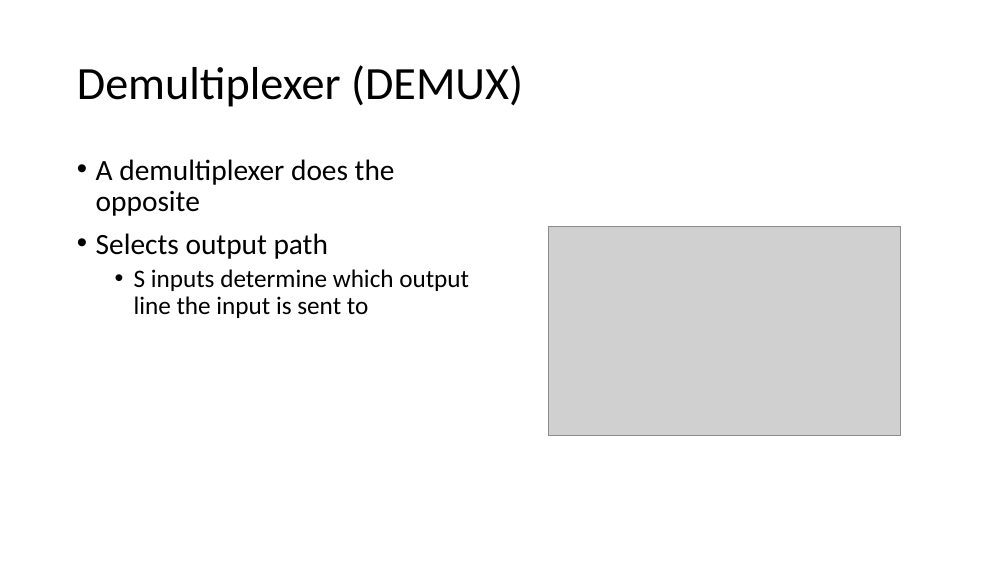
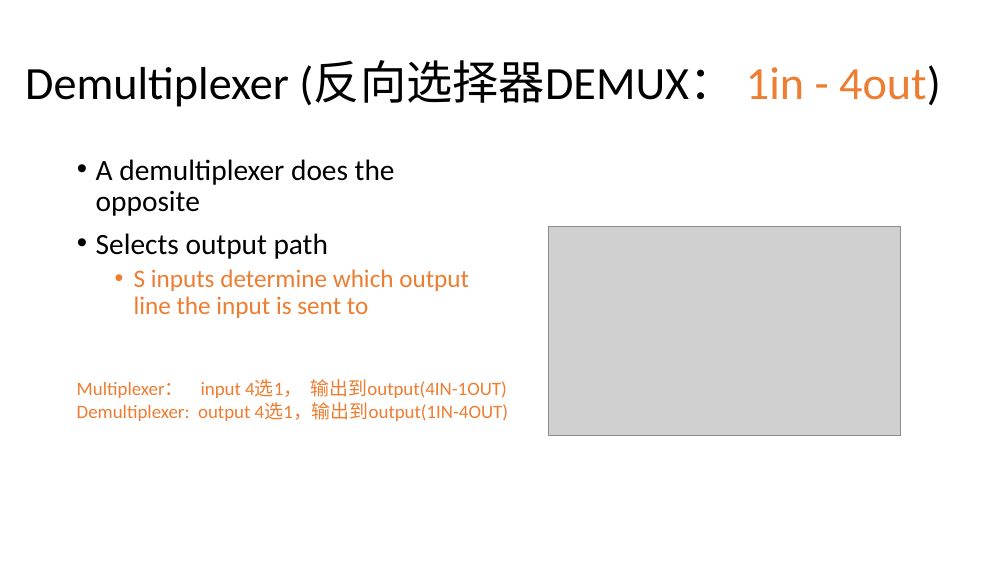
Before and after one commit to vcboy1/Leeds, a slide deck: slide 13 of 26fall/1860/Lecture/Week1.4/Lecture 1.4.1.pptx. Drawn at 1008x567 pixels with LibreOffice and Linux fonts; fonts in the diff are those of the drawing; grey boxes stand for pictures; background and template pictures are left out. Boxes give left, top, right and bottom in pixels: in the first picture for what was removed or moved away, otherwise in the second. Text is boxed around its words. In the diff, an @@ line names an element or a change of style, - is before the commit and + after.

```diff
--- a/26fall/1860/Lecture/Week1.4/Lecture 1.4.1.pptx
+++ b/26fall/1860/Lecture/Week1.4/Lecture 1.4.1.pptx
@@ title at [25,61,941,107]: text changed @@
-Demultiplexer (DEMUX)
+Demultiplexer (反向选择器DEMUX： 1in - 4out)
@@ text at [134,269,469,318]: text colour #000000 to #ED7D31 in "S inputs determine which output line the ..." @@
@@ text added at [77,379,508,421], 18 pt, text #ED7D31 @@
+Multiplexer： input 4选1， 输出到output(4IN-1OUT)
+Demultiplexer: output 4选1，输出到output(1IN-4OUT)
```
Also in this commit, not shown: 14 other slides changed, 5 slides added, 4 slides removed, 3 other files.
